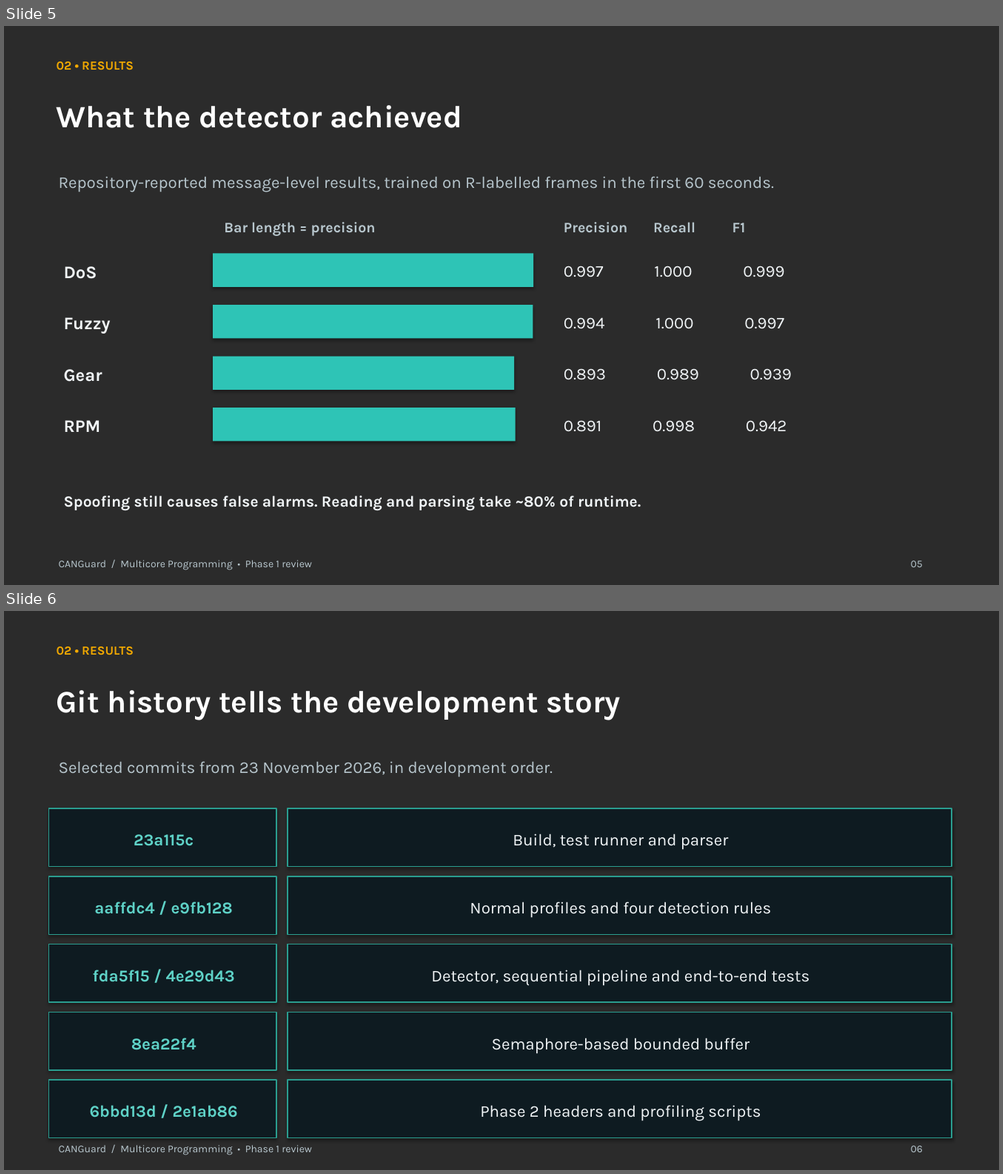
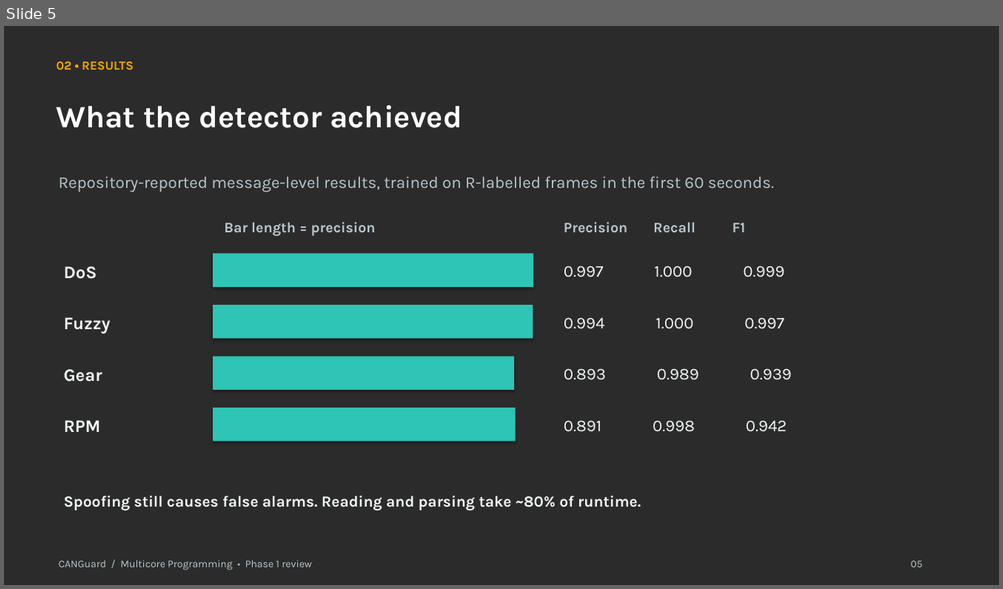
Before and after one commit to TaniaGirish12/CANGuard, a slide deck: docs/MCP_Presentation_vehicle.pptx. Shown one above the other, each under a label of ours: slides 5 and 6 before the commit, slide 5 after it. The pictures are 1003x1174 and 1003x589 pixels, drawn with LibreOffice and Linux fonts; fonts in the diff are those of the drawing; background and template pictures are left out; a plain dark background stands for a picture behind light text. Boxes give left, top, right and bottom in pixels: in the first picture for what was removed or moved away, otherwise in the second. Text is boxed around its words. In the diff, an @@ line names an element or a change of style, - is before the commit and + after.

```diff
--- a/docs/MCP_Presentation_vehicle.pptx
+++ b/docs/MCP_Presentation_vehicle.pptx
@@ slide 6 removed at (4,611,999,1170), background picture (left out) @@
@@ text removed at (57,647,134,655) @@
-02 • RESULTS
@@ text removed at (57,690,620,721) @@
-Git history tells the development story
@@ text removed at (59,761,552,777) @@
-Selected commits from 23 November 2026, in development order.
@@ rectangle removed at (48,809,276,867) @@
-23a115c
@@ rectangle removed at (287,809,951,867) @@
-Build, test runner and parser
@@ rectangle removed at (48,877,276,935) @@
-aaffdc4 / e9fb128
@@ rectangle removed at (287,877,951,935) @@
-Normal profiles and four detection rules
@@ rectangle removed at (48,945,276,1002) @@
-fda5f15 / 4e29d43
@@ rectangle removed at (287,945,951,1002) @@
-Detector, sequential pipeline and end-to-end tests
@@ rectangle removed at (48,1012,276,1071) @@
-8ea22f4
@@ rectangle removed at (287,1012,951,1071) @@
-Semaphore-based bounded buffer
@@ rectangle removed at (48,1080,276,1139) @@
-6bbd13d / 2e1ab86
@@ rectangle removed at (287,1080,951,1139) @@
-Phase 2 headers and profiling scripts
@@ text removed at (59,1145,312,1156) @@
-CANGuard / Multicore Programming • Phase 1 review
@@ text removed at (910,1146,922,1153) @@
-06
```
Also in this commit, not shown: 2 slides changed.
